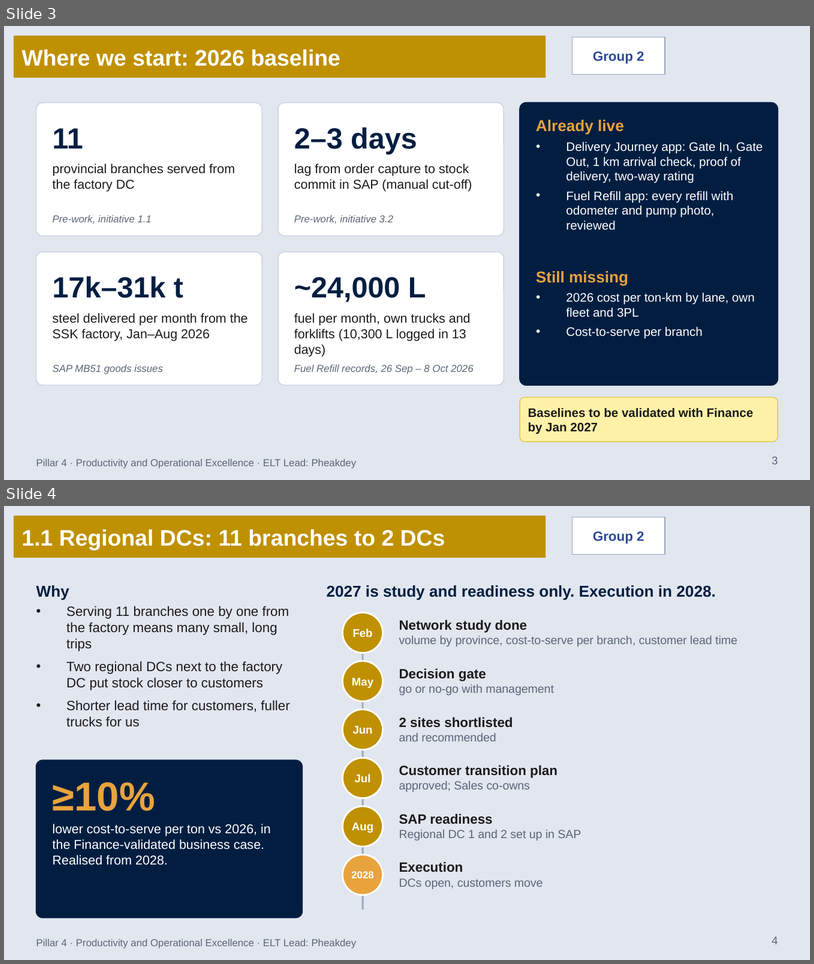
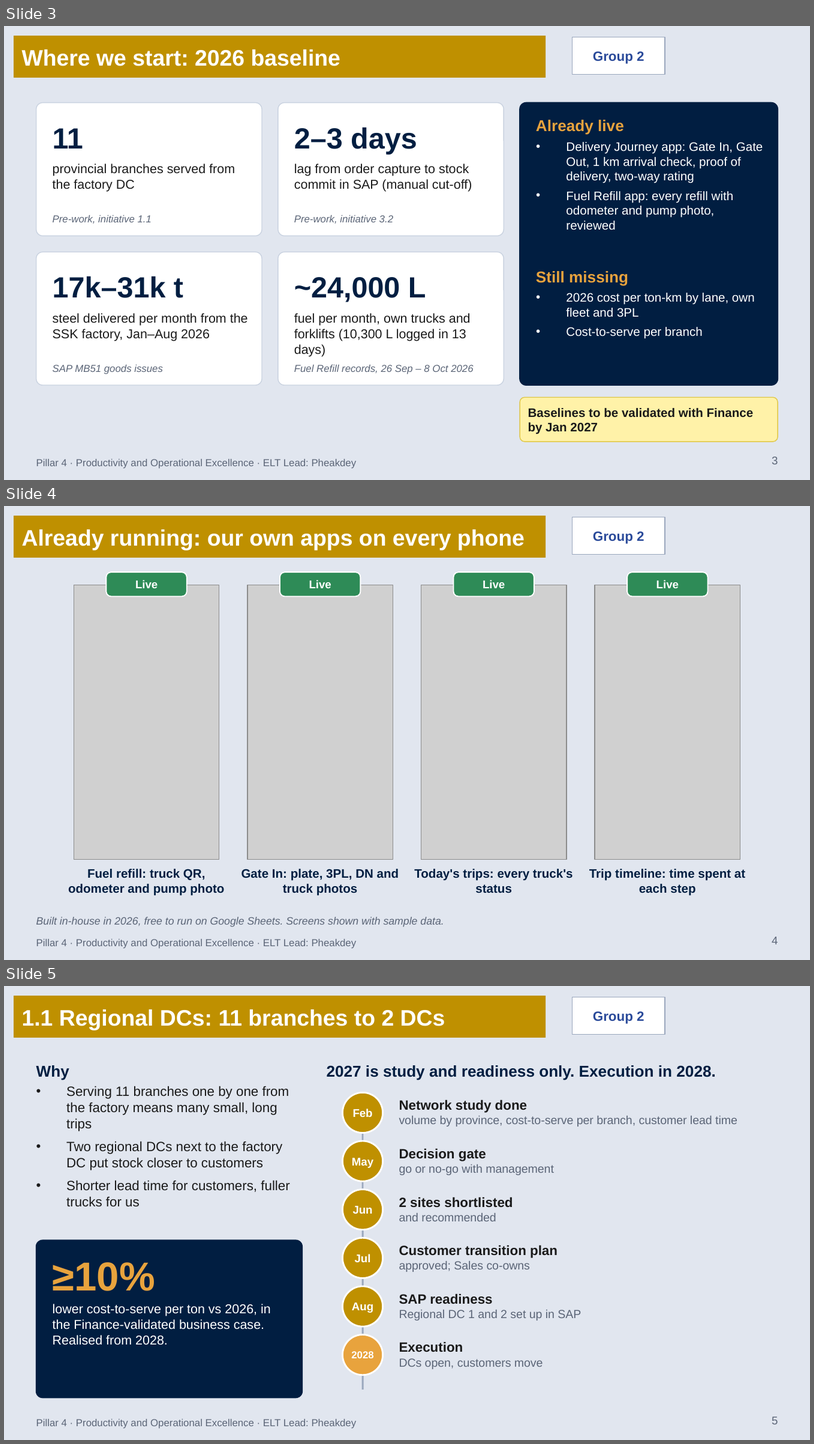
Before and after one commit to deliveryatkh-max/isteel-app, a slide deck: docs/strategy-day-2027/Pillar4_SupplyChain_StrategyDay2027.pptx. Shown one above the other, each under a label of ours: slides 3 and 4 before the commit, slides 3, 4 and 5 after it. The pictures are 814x964 and 814x1444 pixels, drawn with LibreOffice and Linux fonts; fonts in the diff are those of the drawing; grey boxes stand for pictures; background and template pictures are left out. Boxes give left, top, right and bottom in pixels: in the first picture for what was removed or moved away, otherwise in the second. Text is boxed around its words. In the diff, an @@ line names an element or a change of style, - is before the commit and + after.

```diff
--- a/docs/strategy-day-2027/Pillar4_SupplyChain_StrategyDay2027.pptx
+++ b/docs/strategy-day-2027/Pillar4_SupplyChain_StrategyDay2027.pptx
@@ slide 4 added at [4, 506, 810, 960], background #E1E6EF; not listed: 4 template elements that a slide beside it also shows @@
@@ title added at [22, 529, 525, 550], 20 pt, text #FFFFFF, bold @@
+Already running: our own apps on every phone
@@ rounded rectangle added at [107, 572, 187, 597], fill #2E8B57, outline #FFFFFF 1 pt @@
@@ rounded rectangle added at [280, 572, 360, 597], fill #2E8B57, outline #FFFFFF 1 pt @@
@@ rounded rectangle added at [454, 572, 534, 597], fill #2E8B57, outline #FFFFFF 1 pt @@
@@ rounded rectangle added at [627, 572, 708, 597], fill #2E8B57, outline #FFFFFF 1 pt @@
@@ picture added at [74, 585, 219, 859] @@
@@ text added at [135, 580, 158, 588], 10 pt, text #FFFFFF, bold @@
+Live
@@ picture added at [248, 585, 393, 859] @@
@@ text added at [309, 580, 332, 588], 10 pt, text #FFFFFF, bold @@
+Live
@@ picture added at [421, 585, 566, 859] @@
@@ text added at [483, 580, 505, 588], 10 pt, text #FFFFFF, bold @@
+Live
@@ picture added at [595, 585, 740, 859] @@
@@ text added at [657, 580, 679, 588], 10 pt, text #FFFFFF, bold @@
+Live
@@ text added at [68, 868, 224, 895], 11 pt, text #011E41, bold @@
+Fuel refill: truck QR, odometer and pump photo
@@ text added at [242, 868, 399, 895], 11 pt, text #011E41, bold @@
+Gate In: plate, 3PL, DN and truck photos
@@ text added at [414, 868, 573, 893], 11 pt, text #011E41, bold @@
+Today's trips: every truck's status
@@ text added at [590, 868, 746, 895], 11 pt, text #011E41, bold @@
+Trip timeline: time spent at each step
@@ text added at [36, 916, 444, 927], 9.5 pt, text #5B6577, italic @@
+Built in-house in 2026, free to run on Google Sheets. Screens shown with sample data.
@@ page number added at [772, 936, 778, 944], 10 pt, text #5B6577 @@
+4
@@ what was slide 4 is now slide 5 @@
@@ page number at [772, 1416, 778, 1424]: text changed @@
-4
+5
```
Also in this commit, not shown: 1 other slide added, 1 other file.
